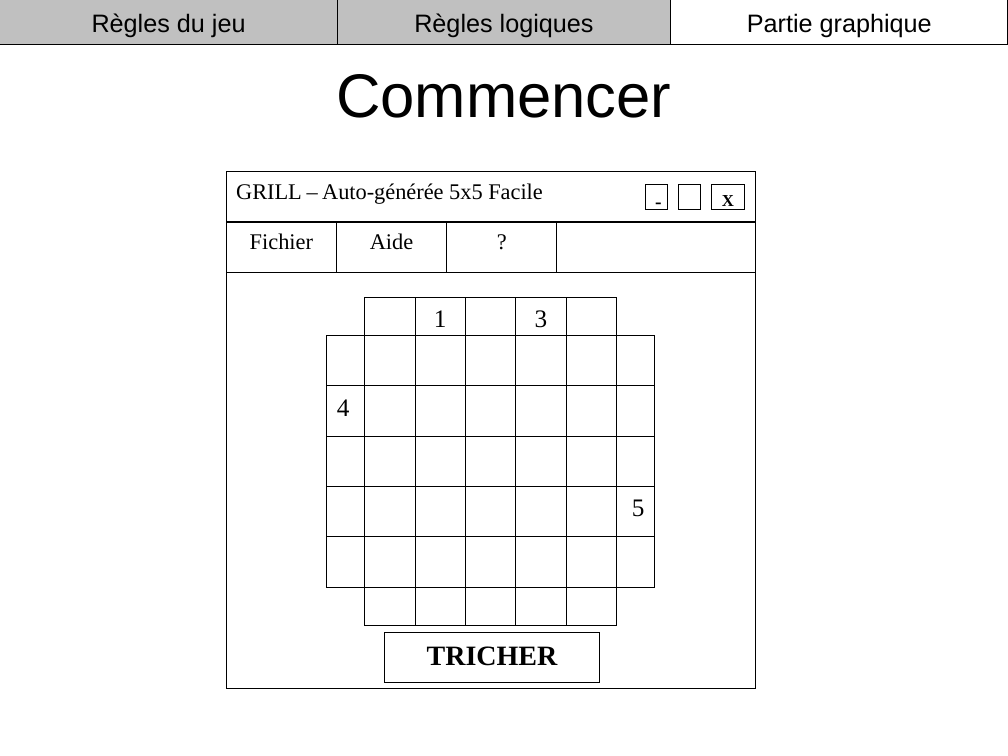
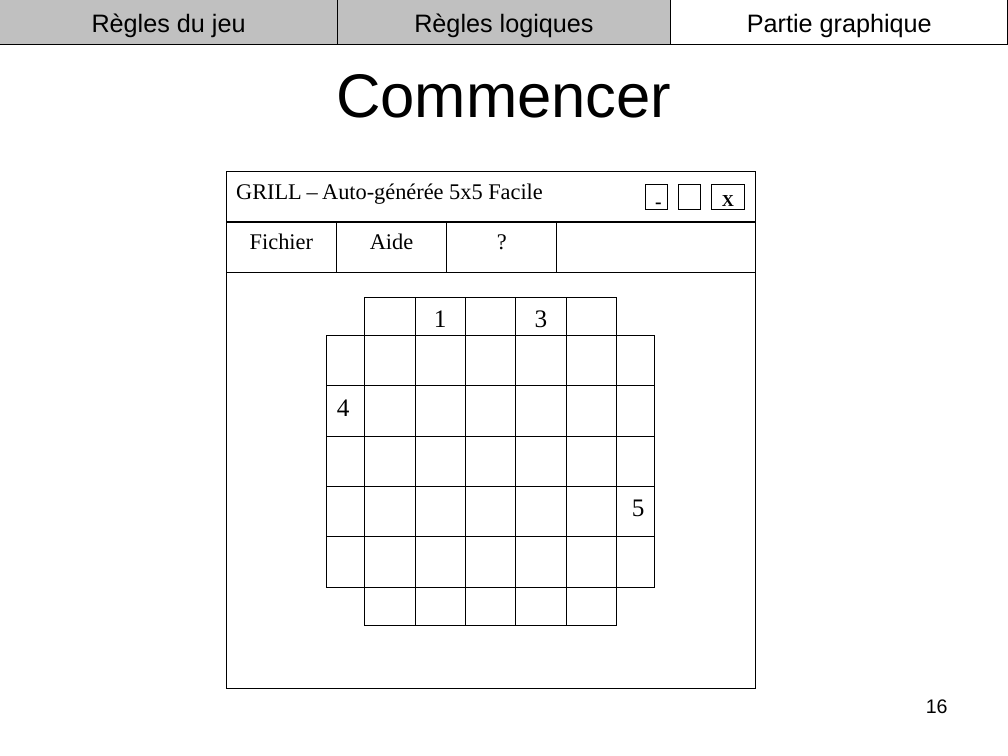
Before and after one commit to roulian/grillprojettuteure, a slide deck: slide 16 of documents/Power Point Soutenance du 18-01-10/Oral.ppt (slide 18 before the commit). Drawn at 1008x756 pixels with LibreOffice and Linux fonts; fonts in the diff are those of the drawing. Boxes give left, top, right and bottom in pixels: in the first picture for what was removed or moved away, otherwise in the second. Text is boxed around its words. In the diff, an @@ line names an element or a change of style, - is before the commit and + after.

```diff
--- a/documents/Power Point Soutenance du 18-01-10/Oral.ppt
+++ b/documents/Power Point Soutenance du 18-01-10/Oral.ppt
@@ rectangle removed at [385,632,600,682] @@
-TRICHER
@@ page number added at [926,699,948,714], 14 pt, text #000000 @@
+16
```
Also in this commit, not shown: 19 other slides changed.
